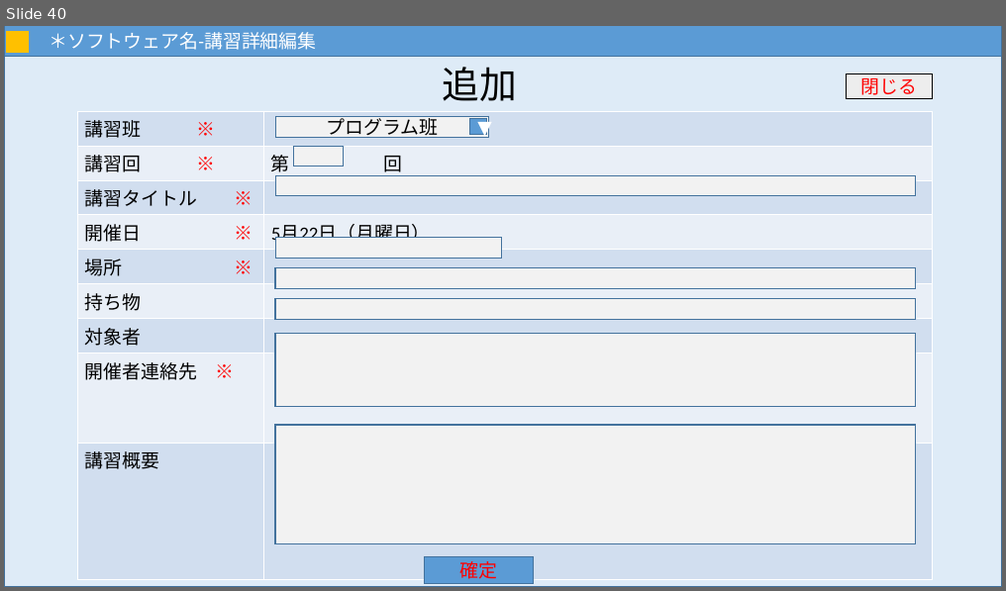
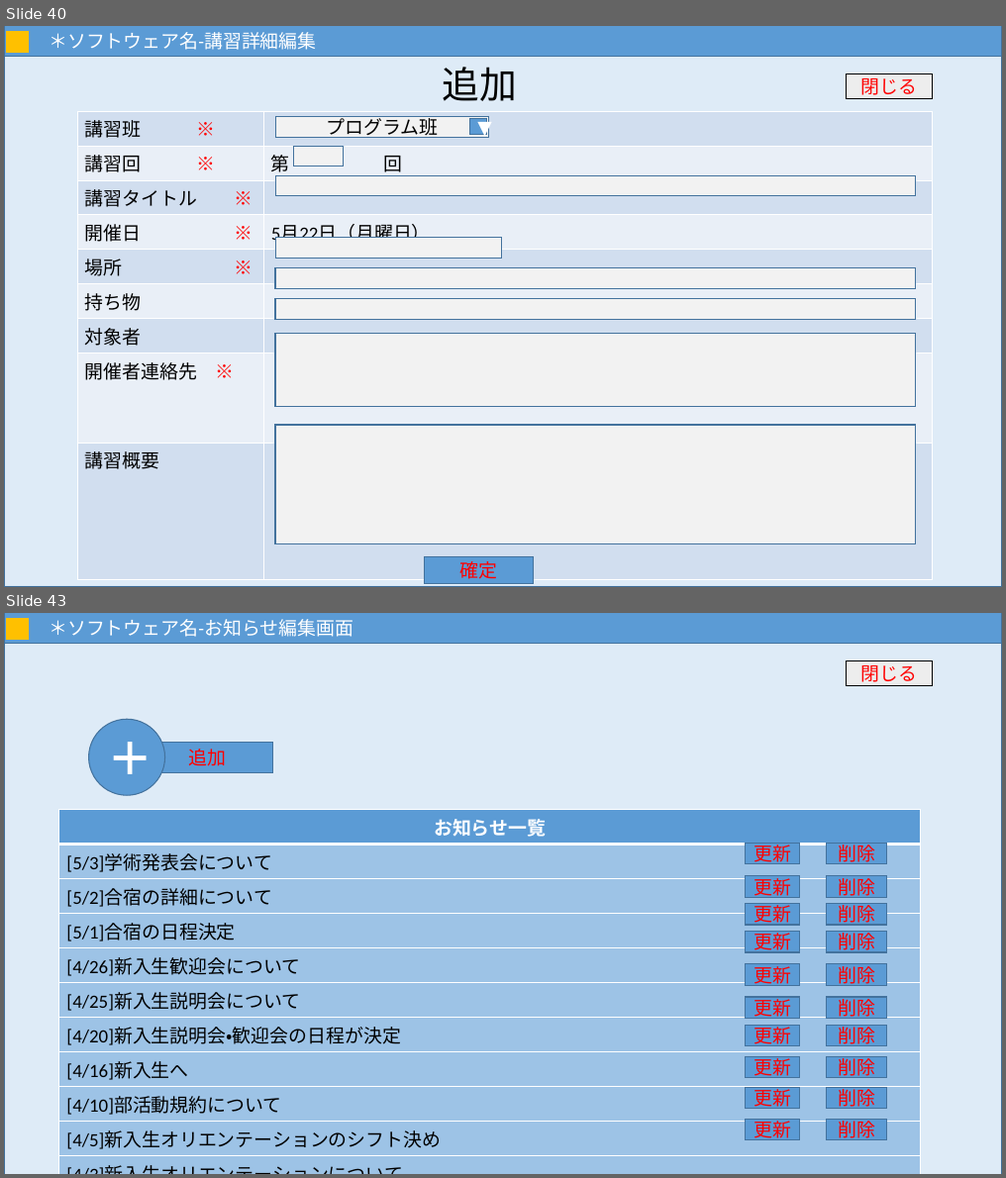
Before and after one commit to MNB-oda/MNB, a slide deck: 提出課題/外部設計書/画面設計.pptx. Shown one above the other, each under a label of ours: slide 40 before the commit, slides 40 and 43 after it; the slides between them are not shown. The pictures are 1006x591 and 1006x1178 pixels, drawn with LibreOffice and Linux fonts; fonts in the diff are those of the drawing. Boxes give left, top, right and bottom in pixels: in the first picture for what was removed or moved away, otherwise in the second. Text is boxed around its words. In the diff, an @@ line names an element or a change of style, - is before the commit and + after.

Commit message:
画面設計8割完成

```diff
--- a/提出課題/外部設計書/画面設計.pptx
+++ b/提出課題/外部設計書/画面設計.pptx
@@ slide 43 added at <box>4,613,1002,1174</box>, background #FFFFFF @@
@@ rectangle added at <box>4,624,1002,1174</box>, fill #DEEBF7, outline #43739E 1 pt @@
@@ rectangle added at <box>4,613,1002,643</box>, fill #5B9BD5, outline #43739E 1 pt, 18 pt, text #FFFFFF @@
+＊ソフトウェア名-お知らせ編集画面
@@ rectangle added at <box>6,618,28,639</box>, fill #FFC000, outline #FFC000 1 pt @@
@@ rectangle added at <box>846,662,933,685</box>, fill #EDEDED, outline #000000 1 pt, 18 pt, text #FF0000 @@
+閉じる
@@ ellipse added at <box>88,719,165,796</box>, fill #5B9BD5, outline #43739E 1 pt, 44 pt, text #FFFFFF, bold @@
+＋
@@ rectangle added at <box>142,742,272,772</box>, fill #5B9BD5, outline #43739E 1 pt, 18 pt, text #FF0000 @@
+追加
@@ table added at <box>59,810,921,1174</box>, 13 rows, 1 columns @@
+お知らせ一覧
+[5/3]学術発表会について
+[5/2]合宿の詳細について
+[5/1]合宿の日程決定
+[4/26]新入生歓迎会について
+[4/25]新入生説明会について
+[4/20]新入生説明会・歓迎会の日程が決定
+[4/16]新入生へ
+[4/10]部活動規約について
+[4/5]新入生オリエンテーションのシフト決め
+[4/3]新入生オリエンテーションについて
+
+
@@ rectangle added at <box>746,844,801,864</box>, fill #5B9BD5, outline #43739E 1 pt, 18 pt, text #FF0000 @@
+更新
@@ rectangle added at <box>827,844,887,864</box>, fill #5B9BD5, outline #43739E 1 pt, 18 pt, text #FF0000 @@
+削除
@@ rectangle added at <box>746,876,801,897</box>, fill #5B9BD5, outline #43739E 1 pt, 18 pt, text #FF0000 @@
+更新
@@ rectangle added at <box>827,876,887,897</box>, fill #5B9BD5, outline #43739E 1 pt, 18 pt, text #FF0000 @@
+削除
@@ rectangle added at <box>746,904,801,925</box>, fill #5B9BD5, outline #43739E 1 pt, 18 pt, text #FF0000 @@
+更新
@@ rectangle added at <box>827,904,887,925</box>, fill #5B9BD5, outline #43739E 1 pt, 18 pt, text #FF0000 @@
+削除
@@ rectangle added at <box>746,932,801,953</box>, fill #5B9BD5, outline #43739E 1 pt, 18 pt, text #FF0000 @@
+更新
@@ rectangle added at <box>827,932,887,953</box>, fill #5B9BD5, outline #43739E 1 pt, 18 pt, text #FF0000 @@
+削除
@@ rectangle added at <box>746,964,801,985</box>, fill #5B9BD5, outline #43739E 1 pt, 18 pt, text #FF0000 @@
+更新
@@ rectangle added at <box>827,964,887,985</box>, fill #5B9BD5, outline #43739E 1 pt, 18 pt, text #FF0000 @@
+削除
@@ rectangle added at <box>746,997,801,1018</box>, fill #5B9BD5, outline #43739E 1 pt, 18 pt, text #FF0000 @@
+更新
@@ rectangle added at <box>827,997,887,1018</box>, fill #5B9BD5, outline #43739E 1 pt, 18 pt, text #FF0000 @@
+削除
@@ rectangle added at <box>746,1026,801,1047</box>, fill #5B9BD5, outline #43739E 1 pt, 18 pt, text #FF0000 @@
+更新
@@ rectangle added at <box>827,1026,887,1047</box>, fill #5B9BD5, outline #43739E 1 pt, 18 pt, text #FF0000 @@
+削除
@@ rectangle added at <box>746,1058,801,1078</box>, fill #5B9BD5, outline #43739E 1 pt, 18 pt, text #FF0000 @@
+更新
@@ rectangle added at <box>827,1058,887,1078</box>, fill #5B9BD5, outline #43739E 1 pt, 18 pt, text #FF0000 @@
+削除
@@ rectangle added at <box>746,1087,801,1109</box>, fill #5B9BD5, outline #43739E 1 pt, 18 pt, text #FF0000 @@
+更新
@@ rectangle added at <box>827,1087,887,1109</box>, fill #5B9BD5, outline #43739E 1 pt, 18 pt, text #FF0000 @@
+削除
@@ rectangle added at <box>746,1120,801,1141</box>, fill #5B9BD5, outline #43739E 1 pt, 18 pt, text #FF0000 @@
+更新
@@ rectangle added at <box>827,1120,887,1141</box>, fill #5B9BD5, outline #43739E 1 pt, 18 pt, text #FF0000 @@
+削除
```
Also in this commit, not shown: 2 slides changed, 8 other slides added.
